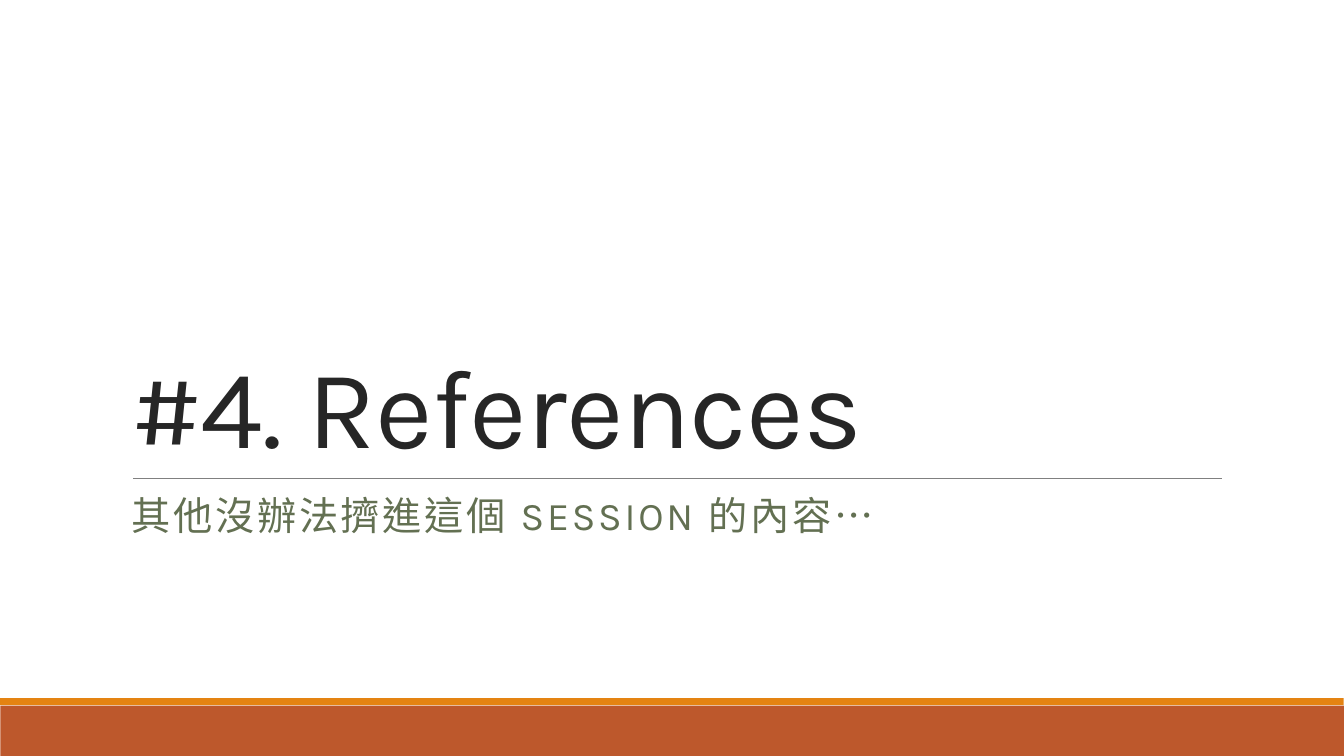
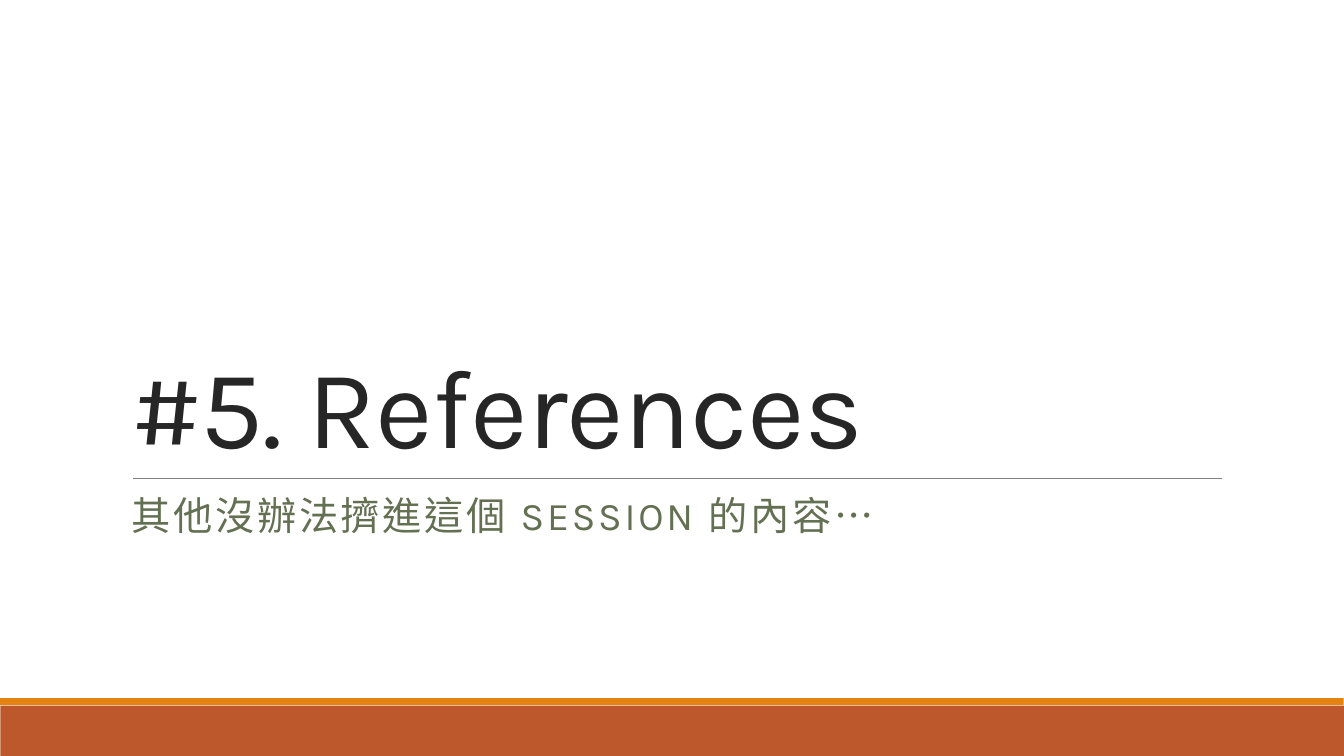
Before and after one commit to andrew0928/Meetup, a slide deck: slide 40 of 20170916.ContainerDrivenDevelop/slides.pptx (slide 35 before the commit). Drawn at 1344x756 pixels with LibreOffice and Linux fonts; fonts in the diff are those of the drawing. Boxes give left, top, right and bottom in pixels: in the first picture for what was removed or moved away, otherwise in the second. Text is boxed around its words. In the diff, an @@ line names an element or a change of style, - is before the commit and + after.

Commit message:
slide update

```diff
--- a/20170916.ContainerDrivenDevelop/slides.pptx
+++ b/20170916.ContainerDrivenDevelop/slides.pptx
@@ title at (131, 371, 863, 450): text changed @@
-#4. References
+#5. References
```
Also in this commit, not shown: 1 other slide changed, 5 slides added.
